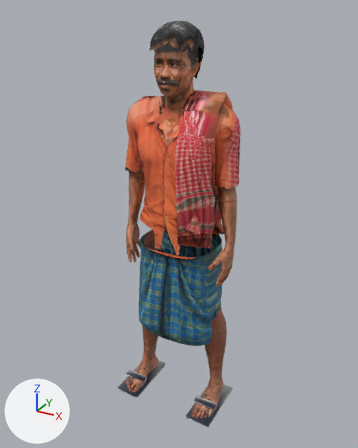
The glTF model game/people/rahim.glb, before and after one commit.
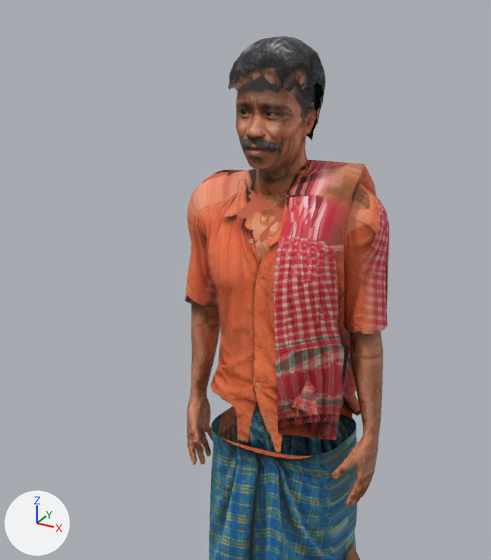
Old and new are each drawn whole from a 50 mm lens placed at (0.93, -1.72, 1.711), pointed at (-0.005, -0.02, 0.86) and again close up on the part from 6% to 83% of the width and 0% to 71% of the height. Lighting does not change. The marker at lower left points along +X, +Y and +Z. The older version's two pictures come first. Vertices at exactly the same position are counted once.

In view in the first close-up: 'gamchha', 'hair', 'lungi', 'rahim', 'shirt' and 1 more.
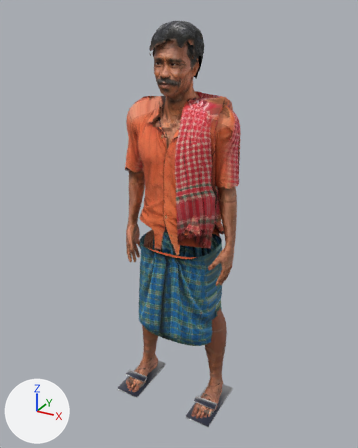
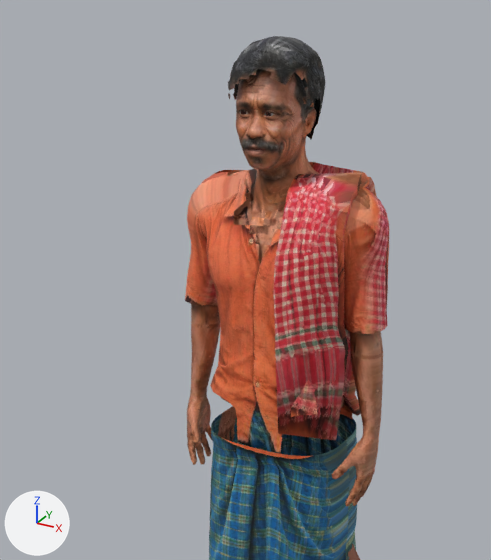
Location of each change, [x1, y1, x2, y2] in pixels of the close-ups (491 x 560 px):
'gamchha', reshaped
    before: [273, 160, 377, 440]
    after: [273, 162, 377, 440]
'hair', reshaped
    before: [228, 36, 326, 140]
    after: [228, 36, 326, 139]
part 1 of me_gamchha, cut back
    before: [288, 160, 377, 228]
    after: [288, 162, 377, 228]
part 2 of me_gamchha, surface changed
    both: [273, 185, 376, 397]
part 4 of me_shirt, deleted (orange)
    before: [234, 190, 287, 261]

Edits to the bpy script that builds the scene:
```text
Change me_gamchha:
    used by ob_gamchha; location = (0.0, 0.0, 0.0)
    remove me_gamchha.from_pydata(...)  # 64 vertices, 124 faces; spans x 0.022..0.188, y -0.165..0.129, z 0.823..1.42
    add me_gamchha.from_pydata(...)  # 80 vertices, 156 faces; spans x 0.022..0.196, y -0.165..0.129, z 0.823..1.41
    me_gamchha part 1
    4 vertices are removed from x 0.044..0.184, y -0.01..-0.002, z 1.4..1.42
    16 faces are deleted
    4 vertices move from x 0.031..0.185, y -0.089..0.071, z 1.356..1.357 to x 0.03..0.184, y -0.09..0.07, z 1.355..1.358
    20 vertices are added at x 0.034..0.196, y -0.072..0.054, z 1.194..1.41
    48 new faces join them
    me_gamchha part 2: 88 kept faces spanning x 0.022..0.188, y -0.165..0.127, z 0.894..1.37 get new texture (UV) coordinates
Change me_hair:
    used by ob_hair; location = (0.0, 0.0, 0.0)
    remove me_hair.from_pydata(...)  # 371 vertices, 652 faces; spans x -0.089..0.089, y -0.161..0.075, z 1.456..1.663
    add me_hair.from_pydata(...)  # 381 vertices, 636 faces; spans x -0.089..0.089, y -0.157..0.073, z 1.456..1.664
    me_hair part 3: 2 vertices moved within x 0.0, y -0.14..0.031, z 1.458..1.623; 307 vertices removed from x -0.089..0.089, y -0.161..0.075, z 1.456..1.663; 301 vertices added at x -0.089..0.089, y -0.157..0.073, z 1.456..1.664
    other edits to the shape of me_hair do not show in these pictures
Change me_shirt:
    used by ob_shirt; location = (0.0, 0.0, 0.0)
    remove me_shirt.from_pydata(...)  # 2047 vertices, 3928 faces; spans x -0.257..0.257, y -0.146..0.125, z 0.748..1.381
    add me_shirt.from_pydata(...)  # 2016 vertices, 3830 faces; spans x -0.257..0.257, y -0.146..0.125, z 0.748..1.381
    me_shirt part 4
    31 vertices are removed from x -0.051..0.046, y -0.116..-0.074, z 1.274..1.358
    98 faces are deleted
```
